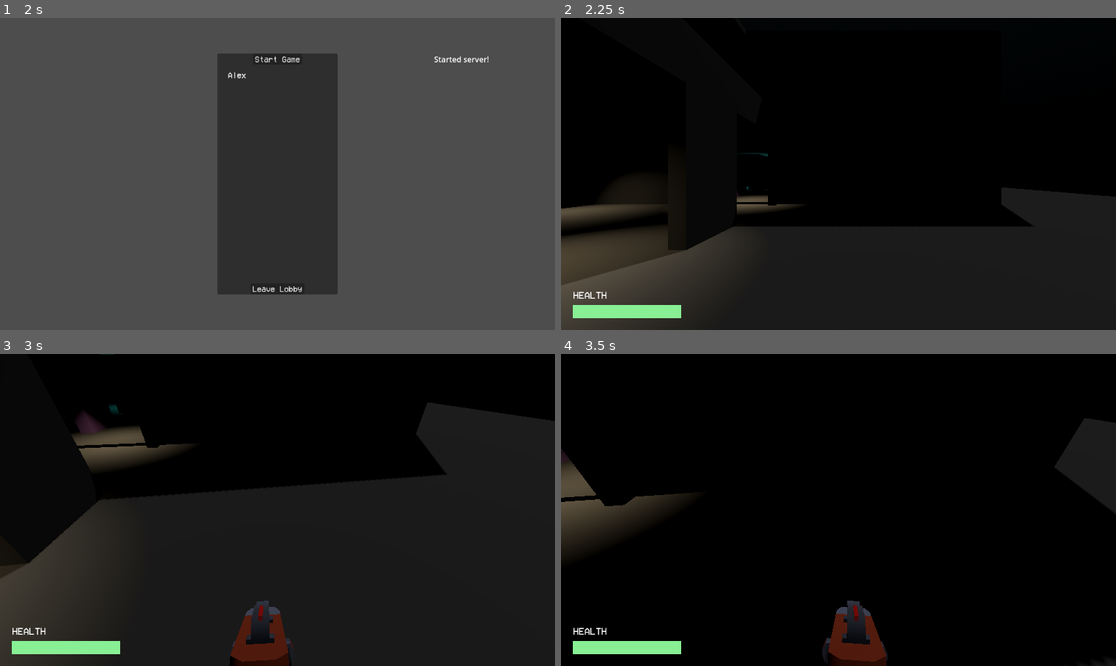
Above: before the commit, frames 1-4 (two rows, left to right).
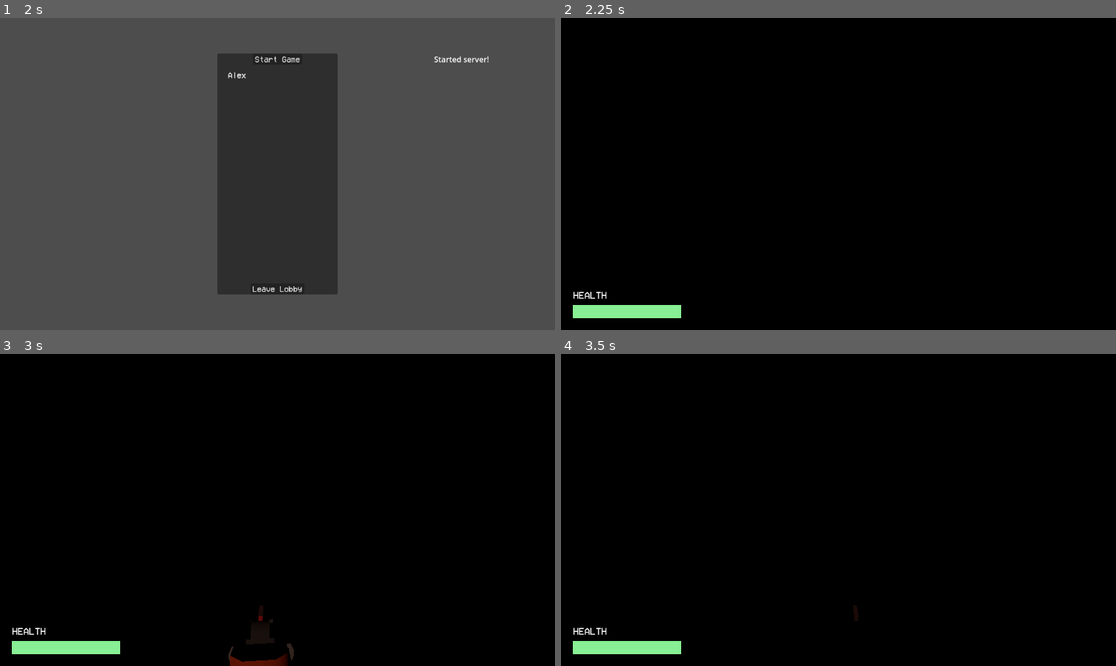
Above: after the commit, the same moments.

Repository: ts-scik/goop-gun
Game: Godot game, scene res://Prefabs/main_scene.tscn
The game is run twice, just before and just after one commit, with the same random seed, the same clock (stepped at 60 frames per second) and the same inputs. The engine's default icon, where the game draws it, is replaced by a stand-in: a white triangle on a blue panel in a dark square.
Inputs (mouse positions are in pixels of both pictures, inside the frame that each line leads up to):
- Up to frame 1 (2 s): click (255, 158) at 0.52 s; type "Alex" at 0.6 s; click "Host" at 1.25 s
- Up to frame 2 (2.25 s): click "Start Game" at 2 s
- Up to frame 3 (3 s): tap Enter at 2.75 s; move the mouse to (305, 510) at 2.77 s; press the mouse at (305, 510) at 2.78 s; hold W (forward) from 2.78 s (still down)
- Up to frame 4 (3.5 s): keep holding W (forward); tap Space (jump) at 3.02 s

Frame 1 is identical in both runs. In frame 2, 35% of the frame differs, in the area x 0-100%, y 43-100%; in frame 3, 60%, in the area x 0-100%, y 0-100%; in frame 4, 6.2%.

Commit message:
added basic footstep sounds, worked on physics interpolation weirdness

Diff:
--- a/Prefabs/player.tscn
+++ b/Prefabs/player.tscn
@@ -1,11 +1,12 @@
-[gd_scene load_steps=27 format=3 uid="uid://dpkim8cla8dii"]
+[gd_scene load_steps=28 format=3 uid="uid://dpkim8cla8dii"]
 
 [ext_resource type="Script" uid="uid://bxc5wvblob2y7" path="res://Scripts/Player/player.gd" id="1_onrkg"]
+[ext_resource type="AudioStream" uid="uid://d08nk0hl5wac7" path="res://Sounds/footsteps/boots/0.ogg" id="2_08u7w"]
 [ext_resource type="Script" uid="uid://tp34olvhc8jf" path="res://Scripts/Player/camera_controller.gd" id="2_i3pqv"]
 [ext_resource type="Script" uid="uid://clf1pp0ppnwps" path="res://Scripts/Player/gun_controller.gd" id="3_hck1p"]
 [ext_resource type="PackedScene" uid="uid://bhs0dqr47vg8p" path="res://Models/kenney_blaster-kit_2.1/blaster-b.glb" id="4_2nftw"]
 [ext_resource type="Script" uid="uid://b8b2ltlkdgkp2" path="res://Scripts/Player/gun_raycast.gd" id="4_knrd4"]
-[ext_resource type="AudioStream" uid="uid://ro6npthlf24i" path="res://Sounds/gunshot_cg1.wav" id="5_knrd4"]
+[ext_resource type="AudioStream" uid="uid://ro6npthlf24i" path="res://Sounds/gunshots/gunshot_cg1.wav" id="5_knrd4"]
 [ext_resource type="PackedScene" uid="uid://bdt3orm768b1" path="res://Prefabs/UI/pause_menu.tscn" id="7_4qbli"]
 [ext_resource type="PackedScene" uid="uid://cpco4jqlt1swy" path="res://Prefabs/UI/player_hud.tscn" id="8_08u7w"]
 
@@ -205,6 +206,7 @@
 replication_config = SubResource("SceneReplicationConfig_hck1p")
 
 [node name="FootstepSound" type="AudioStreamPlayer3D" parent="."]
+stream = ExtResource("2_08u7w")
 
 [node name="PlayerModel" type="MeshInstance3D" parent="."]
 transform = Transform3D(1, 0, 0, 0, 1, 0, 0, 0, 1, 0, 1, 0)
--- a/Scripts/Globals/network_manager.gd
+++ b/Scripts/Globals/network_manager.gd
@@ -69,7 +69,7 @@
 # Callback from SceneTree.
 ## Handles {peer_disconnected} signal from client with id [id]
 func _player_disconnected(id) -> void:
-	log_update.emit("peer "+str(id)+" disconnected!")
+	log_update.emit("peer "+players_dict[id]["name"]+" disconnected!")
 
 	# Early return if not multiplayer authority
 	if !is_multiplayer_authority(): return
@@ -153,6 +153,12 @@
 	log_update.emit("Received synchronized playerdata!")
 
 
+@rpc("any_peer","call_remote","reliable",LOBBY_CHANNEL)
+func _request_player_sync(sent_player_data : Dictionary) -> void:
+	players_dict[multiplayer.get_remote_sender_id()] = sent_player_data
+	player_list_changed.emit()
+
+
 ## Returns all player names
 func get_player_list():
 	var players_list : Array = []
--- a/Scripts/Player/camera_controller.gd
+++ b/Scripts/Player/camera_controller.gd
@@ -44,11 +44,10 @@
 
 ## Get our camera + gun set up
 func _ready() -> void:
-	# Early return if not multiplayer authority - clients own their cameras
-	if not is_multiplayer_authority(): return
-
 	# Turn off automatic physics interpolation for the Camera3D
 	set_physics_interpolation_mode(Node.PHYSICS_INTERPOLATION_MODE_OFF)
+	# Early return if not multiplayer authority - clients own their cameras
+	if not is_multiplayer_authority(): return
 	# Disable transform inheritance from parent
 	top_level = true
 	# Find the target nodes
--- a/Scripts/Player/player.gd
+++ b/Scripts/Player/player.gd
@@ -17,6 +17,9 @@
 var paused = false
 var health : int = 3
 var score : int = 0
+
+var footstep_timer : float = 0.0
+var footstep_time_length : float = 0.5
 
 
 ## Set multiplayer auth
@@ -72,9 +75,15 @@
 	if direction:
 		velocity.x = direction.x * SPEED
 		velocity.z = direction.z * SPEED
+		if(footstep_timer<=0 and is_on_floor()):
+			footstep_timer = footstep_time_length
+			play_footstep_sound.rpc()
 	else:
 		velocity.x = move_toward(velocity.x, 0, SPEED)
 		velocity.z = move_toward(velocity.z, 0, SPEED)
+
+	if(footstep_timer > 0):
+		footstep_timer -= delta
 
 	# Handle movement animation based on movement direction
 	# TODO: update so that this is the camera's responsibility (?)
@@ -85,8 +94,17 @@
 	move_and_slide()
 
 
+## Randomly selects and then plays a footstep sound
+@rpc("authority","call_local","unreliable")
+func play_footstep_sound() -> void:
+	if($FootstepSound.playing): return
+	var selection :int = randi_range(0,8)
+	$FootstepSound.stream = load("res://Sounds/footsteps/boots/"+str(selection)+".ogg")
+	$FootstepSound.play()
+
+
 ## Take damage when hit
-@rpc("any_peer") # Any peer can tell us we've been shot
+@rpc("any_peer","reliable") # Any peer can tell us we've been shot
 func receive_damage(dmg : int = 1, shooter : String = ""):
 	print("ack!! i, ", multiplayer.get_unique_id(),", was shot by ", NetworkManager.players_dict[int(shooter)]["name"] + "\t" + shooter)
 	health -= dmg
@@ -99,8 +117,9 @@
 # TODO: we should tell the server we've died, and ask if to handle the respawning
 # TODO: add some kind of death animation / respawn time
 # TODO: add better respawn logic
-@rpc("any_peer","call_local")
+@rpc("any_peer","call_local","reliable")
 func die(shooter : String = ""):
+	reset_physics_interpolation()
 	if(is_multiplayer_authority()):
 		health = 3
 		if(!has_node("/root/MainScene/World")):
--- a/Scripts/UI/multiplayer_ui.gd
+++ b/Scripts/UI/multiplayer_ui.gd
@@ -132,3 +132,9 @@
 ## Handles incoming log messages from server
 func _refresh_chatlog(text : String) -> void:
 	$Lobby/ChatLog.add_text(text+"\n")
+
+
+func _on_button_pressed() -> void:
+	NetworkManager.players_dict[multiplayer.get_unique_id()]["color"]=Color.BLUE
+	NetworkManager._request_player_sync.rpc(NetworkManager.players_dict[multiplayer.get_unique_id()])
+	_refresh_lobby()
--- a/Scripts/world.gd
+++ b/Scripts/world.gd
@@ -13,11 +13,12 @@
 
 
 func spawn_player(authority_pid : int) -> void:
-	player_spawner.spawn(authority_pid)
+	var player : PlayerController = player_spawner.spawn(authority_pid)
+	player.global_position = spawn_positions[randi_range(0,spawn_positions.size()-1)]
 
 
+## Custom spawn function override for PlayerSpawner
 func _ms_player(authority_pid : int) -> PlayerController:
-	var player = player_scene.instantiate()
+	var player : PlayerController= player_scene.instantiate()
 	player.name = str(authority_pid)
-
 	return player
--- a/project.godot
+++ b/project.godot
@@ -82,6 +82,12 @@
 "events": [Object(InputEventKey,"resource_local_to_scene":false,"resource_name":"","device":-1,"window_id":0,"alt_press …(195 unchanged characters)…
 ]
 }
+crouch={
+"deadzone": 0.2,
+"events": [Object(InputEventKey,"resource_local_to_scene":false,"resource_name":"","device":-1,"window_id":0,"alt_pressed":false,"shift_pressed":false,"ctrl_pressed":false,"meta_pressed":false,"pressed":false,"keycode":0,"physical_keycode":4194326,"key_label":0,"unicode":0,"location":0,"echo":false,"script":null)
+, Object(InputEventKey,"resource_local_to_scene":false,"resource_name":"","device":-1,"window_id":0,"alt_pressed":false,"shift_pressed":false,"ctrl_pressed":false,"meta_pressed":false,"pressed":false,"keycode":0,"physical_keycode":67,"key_label":0,"unicode":99,"location":0,"echo":false,"script":null)
+]
+}
 
 [layer_names]
 
Not shown, added: Sounds/footsteps/bones/0.ogg.import
Not shown, added: Sounds/footsteps/bones/1.ogg.import
Not shown, added: Sounds/footsteps/bones/2.ogg.import
Not shown, added: Sounds/footsteps/bones/3.ogg.import
Not shown, added: Sounds/footsteps/bones/4.ogg.import
Not shown, added: Sounds/footsteps/bones/5.ogg.import
Not shown, added: Sounds/footsteps/bones/6.ogg.import
Not shown, added: Sounds/footsteps/bones/7.ogg.import
Not shown, added: Sounds/footsteps/bones/8.ogg.import
Not shown, added: Sounds/footsteps/bones/9.ogg.import
Not shown, added: Sounds/footsteps/bones/license.txt
Not shown, added: Sounds/footsteps/boots/0.ogg.import
(and 162 more such lines)
